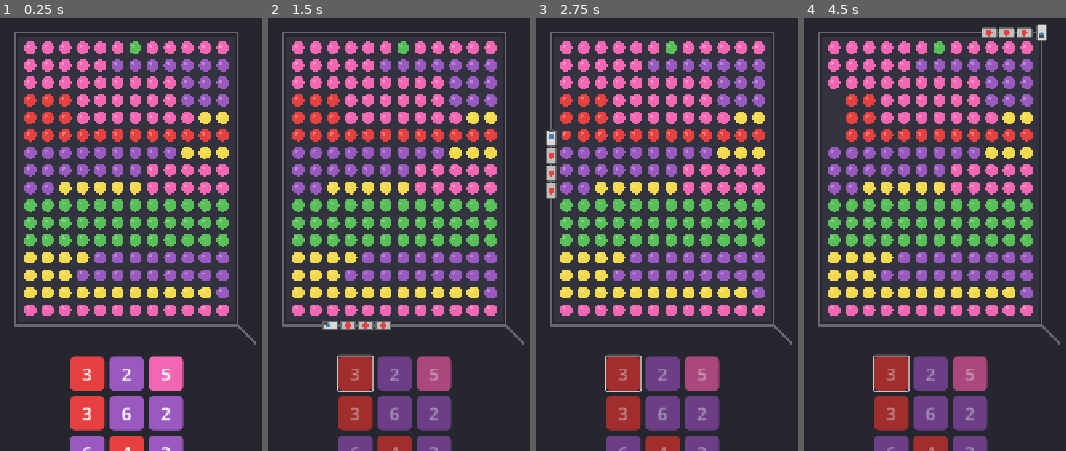
Above: before the commit, frames 1-4 (left to right).
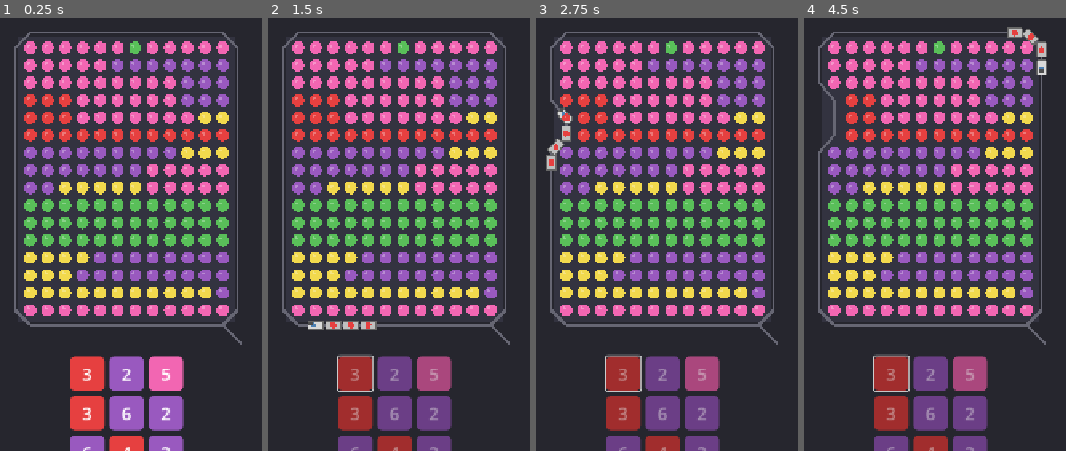
Above: after the commit, the same moments.

Repository: AeronPark/train-sort-jam
Game: Godot game, scene res://scenes/main.tscn
The game is run twice, just before and just after one commit, with the same random seed, the same clock (stepped at 60 frames per second) and the same inputs.
Inputs (mouse positions are in pixels of both pictures, inside the frame that each line leads up to):
- Up to frame 1 (0.25 s): no input
- Up to frame 2 (1.5 s): click "3" at 0.5 s; move the mouse to (outside the picture) at 1.27 s; click (outside the picture) at 1.42 s
- Up to frame 3 (2.75 s): move the mouse to (outside the picture) at 2.02 s; click (outside the picture) at 2.17 s
- Up to frame 4 (4.5 s): move the mouse to (1010, 126) at 2.77 s; click (1010, 126) at 2.92 s; move the mouse to (890, 316) at 3.52 s; click (890, 316) at 3.67 s; tap Enter at 4.25 s; move the mouse to (outside the picture) at 4.27 s; click (outside the picture) at 4.42 s

The runs differ from the first frame. In frame 1, 0.5% of the frame differs, in the area x 5-98%, y 3-76%; in frame 2, 0.9%; in frame 3, 1.3%; in frame 4, 1.6%, in the area x 5-98%, y 1-76%.

Commit message:
Track follows indented path where passengers are picked up
- Track path rebuilds dynamically as dots are collected
- Path indents inward at empty cells
- Train follows the actual contour of remaining dots
- Visual track line shows the current path

Diff:
--- a/scripts/game_manager.gd
+++ b/scripts/game_manager.gd
@@ -70,6 +70,7 @@
 
 	_init_grid()
 	_create_dots()
+	_rebuild_track_path()
 	_deal_buttons()
 	_create_button_ui()
 
@@ -232,77 +233,104 @@
 
 # ============ TRACK & TRAIN ============
 
-func _get_track_rect() -> Rect2:
-	# Track hugs the current dot bounds
-	var left = grid_origin.x + bound_min_col * CELL_SIZE - TRACK_WIDTH / 2
-	var top = grid_origin.y + bound_min_row * CELL_SIZE - TRACK_WIDTH / 2
-	var right = grid_origin.x + (bound_max_col + 1) * CELL_SIZE + TRACK_WIDTH / 2
-	var bottom = grid_origin.y + (bound_max_row + 1) * CELL_SIZE + TRACK_WIDTH / 2
-	return Rect2(left, top, right - left, bottom - top)
+# Track path - array of world positions the train follows
+var track_path: Array = []
+var track_length := 0.0
+
+func _rebuild_track_path() -> void:
+	track_path.clear()
+	track_length = 0.0
+
+	# Build path clockwise from bottom-right, following edge contours
+	# For each edge, check which cells have dots and route accordingly
+
+	var offset = TRACK_WIDTH / 2 + CELL_SIZE / 2
+
+	# Bottom edge (right to left)
+	for col in range(bound_max_col, bound_min_col - 1, -1):
+		var has_dot = grid[bound_max_row][col] != null
+		var y = grid_origin.y + (bound_max_row + 1) * CELL_SIZE
+		if has_dot:
+			y += offset - CELL_SIZE / 2
+		else:
+			y -= CELL_SIZE / 2  # Indent for empty cells
+		track_path.append(Vector2(grid_origin.x + col * CELL_SIZE + CELL_SIZE / 2, y))
+
+	# Left edge (bottom to top)
+	for row in range(bound_max_row, bound_min_row - 1, -1):
+		var has_dot = grid[row][bound_min_col] != null
+		var x = grid_origin.x + bound_min_col * CELL_SIZE
+		if has_dot:
+			x -= offset - CELL_SIZE / 2
+		else:
+			x += CELL_SIZE / 2  # Indent for empty cells
+		track_path.append(Vector2(x, grid_origin.y + row * CELL_SIZE + CELL_SIZE / 2))
+
+	# Top edge (left to right)
+	for col in range(bound_min_col, bound_max_col + 1):
+		var has_dot = grid[bound_min_row][col] != null
+		var y = grid_origin.y + bound_min_row * CELL_SIZE
+		if has_dot:
+			y -= offset - CELL_SIZE / 2
+		else:
+			y += CELL_SIZE / 2  # Indent for empty cells
+		track_path.append(Vector2(grid_origin.x + col * CELL_SIZE + CELL_SIZE / 2, y))
+
+	# Right edge (top to bottom)
+	for row in range(bound_min_row, bound_max_row + 1):
+		var has_dot = grid[row][bound_max_col] != null
+		var x = grid_origin.x + (bound_max_col + 1) * CELL_SIZE
+		if has_dot:
+			x += offset - CELL_SIZE / 2
+		else:
+			x -= CELL_SIZE / 2  # Indent for empty cells
+		track_path.append(Vector2(x, grid_origin.y + row * CELL_SIZE + CELL_SIZE / 2))
+
+	# Calculate total length
+	for i in range(track_path.size()):
+		var next_i = (i + 1) % track_path.size()
+		track_length += track_path[i].distance_to(track_path[next_i])
 
 func _get_track_perimeter() -> float:
-	var rect = _get_track_rect()
-	return 2 * rect.size.x + 2 * rect.size.y
+	if track_length <= 0:
+		_rebuild_track_path()
+	return track_length
 
 func _get_train_world_pos(t: float) -> Vector2:
-	var rect = _get_track_rect()
-	var perim = _get_track_perimeter()
-	var dist = t * perim
-
-	# Start at bottom-right, go clockwise
-	# Bottom edge (right to left)
-	var bottom_len = rect.size.x
-	if dist < bottom_len:
-		return Vector2(rect.position.x + rect.size.x - dist, rect.position.y + rect.size.y)
-	dist -= bottom_len
-
-	# Left edge (bottom to top)
-	var left_len = rect.size.y
-	if dist < left_len:
-		return Vector2(rect.position.x, rect.position.y + rect.size.y - dist)
-	dist -= left_len
-
-	# Top edge (left to right)
-	var top_len = rect.size.x
-	if dist < top_len:
-		return Vector2(rect.position.x + dist, rect.position.y)
-	dist -= top_len
-
-	# Right edge (top to bottom) - back to start
-	return Vector2(rect.position.x + rect.size.x, rect.position.y + dist)
+	if track_path.is_empty():
+		_rebuild_track_path()
+	if track_path.is_empty():
+		return Vector2.ZERO
+
+	var target_dist = t * track_length
+	var current_dist = 0.0
+
+	for i in range(track_path.size()):
+		var next_i = (i + 1) % track_path.size()
+		var seg_len = track_path[i].distance_to(track_path[next_i])
+
+		if current_dist + seg_len >= target_dist:
+			var seg_t = (target_dist - current_dist) / seg_len if seg_len > 0 else 0
+			return track_path[i].lerp(track_path[next_i], seg_t)
+
+		current_dist += seg_len
+
+	return track_path[0]
 
 func _get_edge_cells_at_position(t: float) -> Array:
 	var cells = []
 	var pos = _get_train_world_pos(t)
-	var rect = _get_track_rect()
-	var perim = _get_track_perimeter()
-	var dist = t * perim
-
-	var bottom_len = rect.size.x
-	var left_len = rect.size.y
-	var top_len = rect.size.x
-
-	# Determine which edge and get cells
-	if dist < bottom_len:
-		# Bottom edge - row = bound_max_row
-		var col = int((pos.x - grid_origin.x) / CELL_SIZE)
-		col = clamp(col, bound_min_col, bound_max_col)
-		cells.append(Vector2i(col, bound_max_row))
-	elif dist < bottom_len + left_len:
-		# Left edge - col = bound_min_col
-		var row = int((pos.y - grid_origin.y) / CELL_SIZE)
-		row = clamp(row, bound_min_row, bound_max_row)
-		cells.append(Vector2i(bound_min_col, row))
-	elif dist < bottom_len + left_len + top_len:
-		# Top edge - row = bound_min_row
-		var col = int((pos.x - grid_origin.x) / CELL_SIZE)
-		col = clamp(col, bound_min_col, bound_max_col)
-		cells.append(Vector2i(col, bound_min_row))
-	else:
-		# Right edge - col = bound_max_col
-		var row = int((pos.y - grid_origin.y) / CELL_SIZE)
-		row = clamp(row, bound_min_row, bound_max_row)
-		cells.append(Vector2i(bound_max_col, row))
+
+	# Find nearest grid cell
+	var col = int((pos.x - grid_origin.x) / CELL_SIZE)
+	var row = int((pos.y - grid_origin.y) / CELL_SIZE)
+
+	col = clamp(col, bound_min_col, bound_max_col)
+	row = clamp(row, bound_min_row, bound_max_row)
+
+	# Check if this cell is on the edge
+	if row == bound_min_row or row == bound_max_row or col == bound_min_col or col == bound_max_col:
+		cells.append(Vector2i(col, row))
 
 	return cells
 
@@ -347,6 +375,9 @@
 		tween.tween_callback(dot.queue_free)
 		dots[row][col] = null
 
+	# Rebuild track to follow indented path
+	_rebuild_track_path()
+
 func _complete_run() -> void:
 	train_active = false
 	train_position = 0.0
@@ -391,6 +422,9 @@
 		bound_max_row = max_r
 		bound_min_col = min_c
 		bound_max_col = max_c
+
+	# Rebuild track path for new bounds
+	_rebuild_track_path()
 
 func _check_win() -> bool:
 	for row in range(GRID_ROWS):
@@ -453,15 +487,20 @@
 	draw_rect(grid_rect, Color(0.2, 0.2, 0.25))
 
 func _draw_track() -> void:
-	var rect = _get_track_rect()
-
-	# Track outline
+	if track_path.is_empty():
+		_rebuild_track_path()
+
 	var track_color = Color(0.4, 0.4, 0.45)
-	draw_rect(rect, track_color, false, 4.0)
+
+	# Draw track path
+	for i in range(track_path.size()):
+		var next_i = (i + 1) % track_path.size()
+		draw_line(track_path[i], track_path[next_i], track_color, 4.0)
 
 	# Exit indicator at bottom-right
-	var exit_pos = Vector2(rect.position.x + rect.size.x, rect.position.y + rect.size.y)
-	draw_line(exit_pos, exit_pos + Vector2(30, 30), track_color, 4.0)
+	if not track_path.is_empty():
+		var exit_pos = track_path[0]
+		draw_line(exit_pos, exit_pos + Vector2(30, 30), track_color, 4.0)
 
 func _draw_train() -> void:
 	if not train_active:
